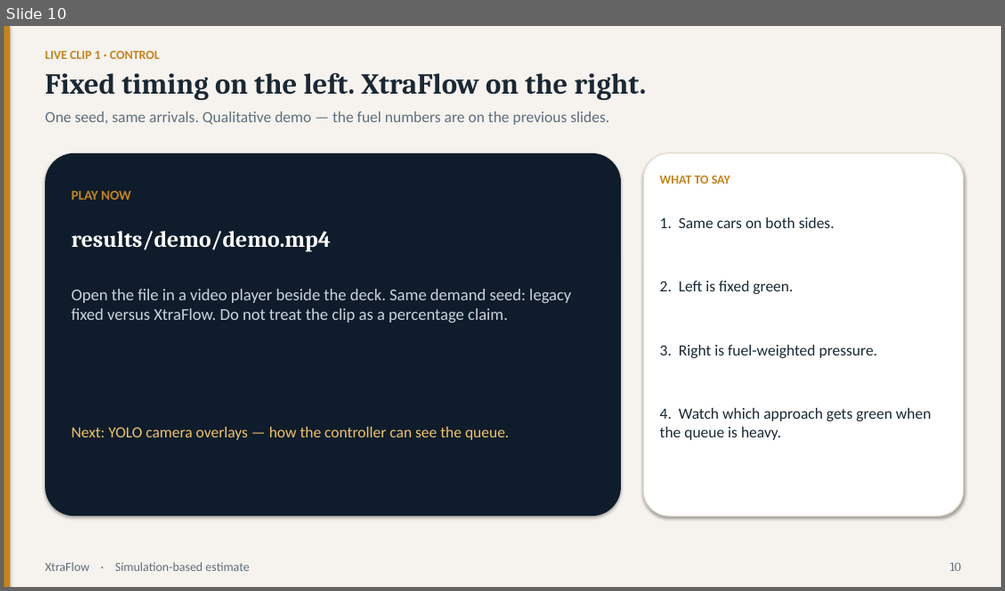
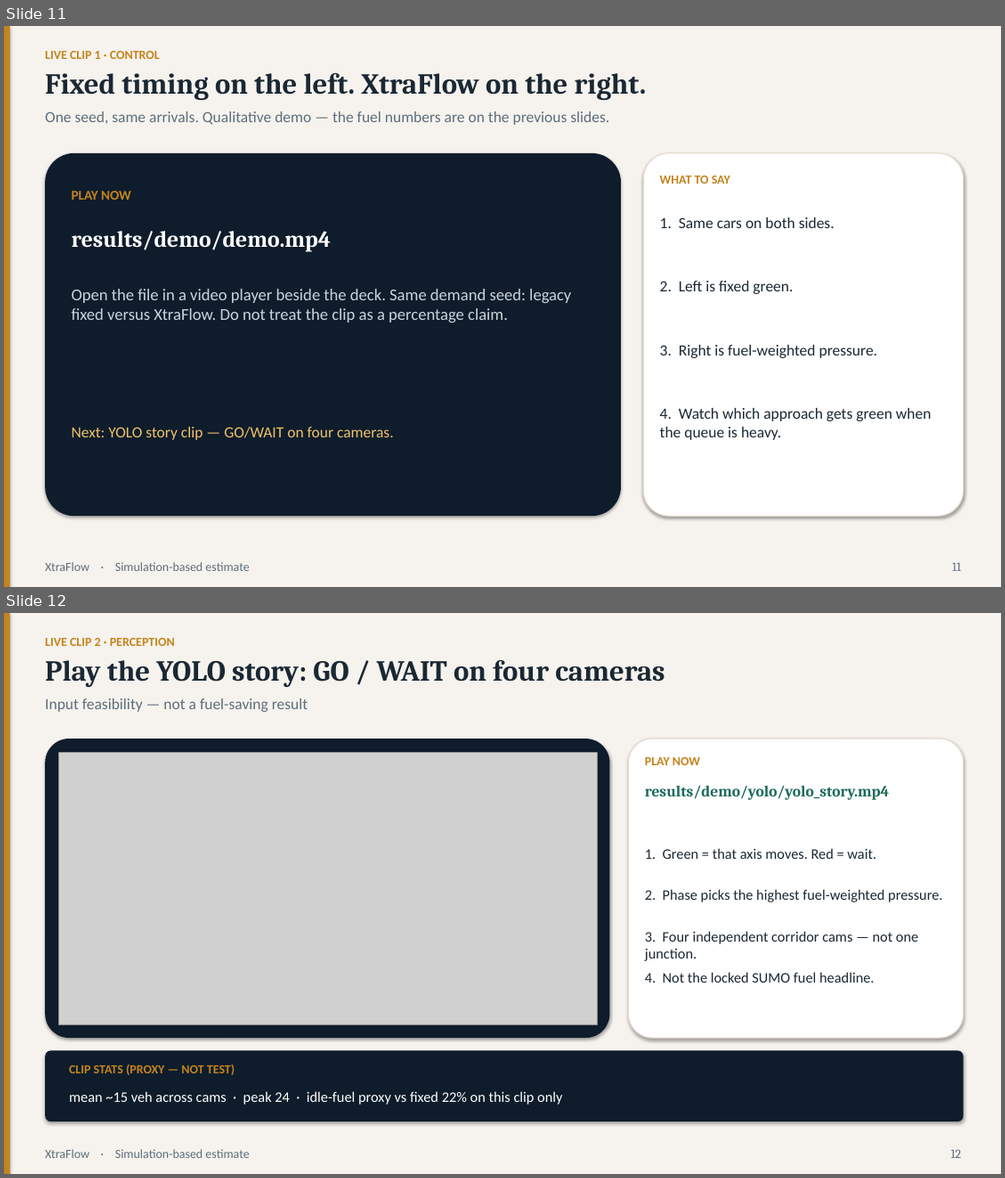
Before and after one commit to couder-04/XtraFlow, a slide deck: results/deck.pptx. Shown one above the other, each under a label of ours: slide 10 before the commit, slides 11 and 12 after it. The pictures are 1005x591 and 1005x1178 pixels, drawn with LibreOffice and Linux fonts; fonts in the diff are those of the drawing; grey boxes stand for pictures. Boxes give left, top, right and bottom in pixels: in the first picture for what was removed or moved away, otherwise in the second. Text is boxed around its words. In the diff, an @@ line names an element or a change of style, - is before the commit and + after.

Commit message:
Refresh the deck for the YOLO story demo and talk flow.

```diff
--- a/results/deck.pptx
+++ b/results/deck.pptx
@@ slide 12 added at <box>4,613,1001,1174</box>, background #F6F3EE @@
@@ rectangle added at <box>4,613,10,1174</box>, fill #C4841D @@
@@ text added at <box>45,638,175,646</box>, 12 pt, text #C4841D, bold @@
+LIVE CLIP 2 · PERCEPTION
@@ text added at <box>45,660,664,687</box>, 28 pt, text #1A2834, bold @@
+Play the YOLO story: GO / WAIT on four cameras
@@ text added at <box>45,698,307,712</box>, 15 pt, text #5E6E7C @@
+Input feasibility — not a fuel-saving result
@@ rounded rectangle added at <box>45,738,610,1038</box>, fill #0E1C2B @@
@@ rounded rectangle added at <box>629,738,963,1038</box>, fill #FFFFFF, outline #E3DBD0 1 pt @@
@@ picture added at <box>58,752,597,1025</box> @@
@@ text added at <box>645,757,700,765</box>, 12 pt, text #C4841D, bold @@
+PLAY NOW
@@ text added at <box>645,786,889,800</box>, 15 pt, text #1B6B5A, bold @@
+results/demo/yolo/yolo_story.mp4
@@ text added at <box>645,848,876,859</box>, 14 pt, text #1A2834 @@
+1. Green = that axis moves. Red = wait.
@@ text added at <box>645,889,942,902</box>, 14 pt, text #1A2834 @@
+2. Phase picks the highest fuel-weighted pressure.
@@ text added at <box>645,931,918,961</box>, 14 pt, text #1A2834 @@
+3. Four independent corridor cams — not one junction.
@@ text added at <box>645,972,874,982</box>, 14 pt, text #1A2834 @@
+4. Not the locked SUMO fuel headline.
@@ rounded rectangle added at <box>45,1051,963,1121</box>, fill #0E1C2B @@
@@ text added at <box>69,1064,235,1075</box>, 12 pt, text #C4841D, bold @@
+CLIP STATS (PROXY — NOT TEST)
@@ text added at <box>69,1091,562,1104</box>, 14 pt, text #FFFFFF @@
+mean ~15 veh across cams · peak 24 · idle-fuel proxy vs fixed 22% on this clip only
@@ text added at <box>45,1149,249,1158</box>, 12 pt, text #5E6E7C @@
+XtraFlow · Simulation-based estimate
@@ text added at <box>951,1149,962,1158</box>, 12 pt, text #5E6E7C @@
+12
@@ what was slide 10 is now slide 11 @@
@@ slide 11 changed as well @@
@@ text at <box>72,426,394,440</box>: text changed @@
-Next: YOLO camera overlays — how the controller can see the queue.
+Next: YOLO story clip — GO/WAIT on four cameras.
@@ text at <box>952,563,961,571</box>: text changed @@
-10
+11
```
Also in this commit, not shown: 15 other slides changed, 1 other slide added, 1 other file.
